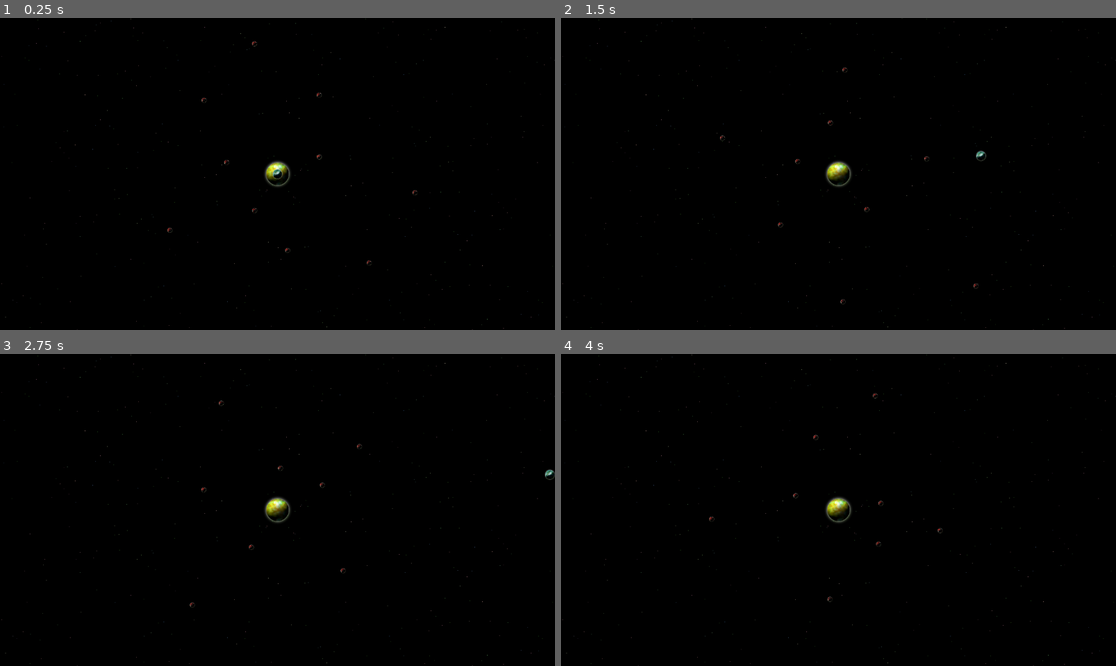
Above: before the commit, frames 1-4 (two rows, left to right).
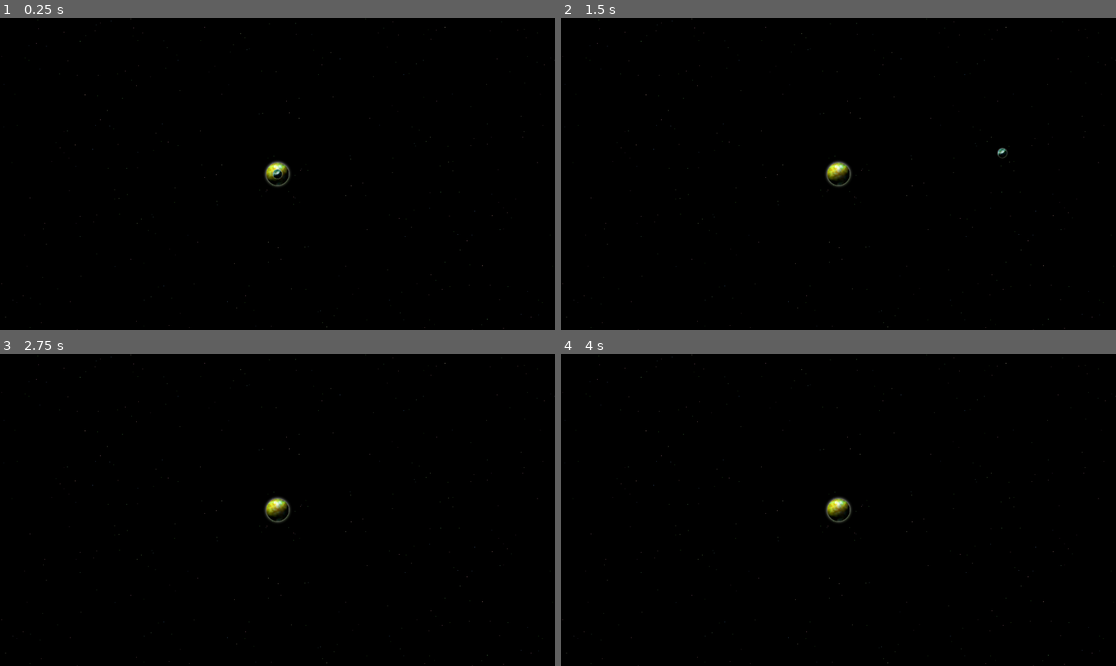
Above: after the commit, the same moments.

Repository: rkmoon/project-space-balls
Game: Godot game, scene res://Scenes/test_scene.tscn
Two runs of this game, one before a commit and one after it. Both use one fixed random seed, a clock stepped at 60 frames per second and the inputs below. The project has no main scene, so this scene is started directly.
Inputs (mouse positions are in pixels of both pictures, inside the frame that each line leads up to):
- Up to frame 1 (0.25 s): no input
- Up to frame 2 (1.5 s): move the mouse to (960, 158) at 0.52 s; press the mouse at (960, 158) at 0.53 s; move the mouse to (727, 189) at 1.27 s; release the mouse at (727, 189) at 1.28 s; click (727, 189) at 1.35 s
- Up to frame 3 (2.75 s): move the mouse to (333, 441) at 2.02 s; press the mouse at (333, 441) at 2.03 s
- Up to frame 4 (4 s): move the mouse to (810, 572) at 2.77 s; release the mouse at (810, 572) at 2.78 s; click (810, 572) at 2.85 s; move the mouse to (1005, 556) at 3.52 s; press the mouse at (1005, 556) at 3.53 s

The runs differ from the first frame. In frame 1, less than 0.1% of the frame differs, in the area x 30-76%, y 7-80%; in frame 2, 0.1%, in the area x 28-81%, y 15-92%; in frame 3, 0.1%; in frame 4, less than 0.1%.

Commit message:
Made impulse not rely on mass

Diff:
--- a/Scenes/test_scene.tscn
+++ b/Scenes/test_scene.tscn
@@ -19,6 +19,7 @@
 script = ExtResource("1_1wq1n")
 orbital_object_scene = ExtResource("6_c2i12")
 orbit_radius_min = 80.0
+number_of_orbits = 0
 
 [node name="Camera2D" type="Camera2D" parent="."]
 
@@ -47,7 +48,7 @@
 
 [node name="OrbitingPlanet" type="RigidBody2D" parent="." node_paths=PackedStringArray("gravity_node")]
 position = Vector2(-195, 0)
-mass = 2.0
+mass = 2.202
 contact_monitor = true
 max_contacts_reported = 10
 script = ExtResource("2_n62oi")
--- a/planet.gd
+++ b/planet.gd
@@ -29,7 +29,7 @@
 			print(release_position)
 			var direction = -(release_position - click_position).normalized()
 			var force = (release_position - click_position).length()
-			apply_central_impulse(direction * force)
+			apply_central_impulse(direction * force * mass)
 			has_fired = true
 			queue_redraw()  # Triggers the _draw function to clear the trajectory after firing
 
